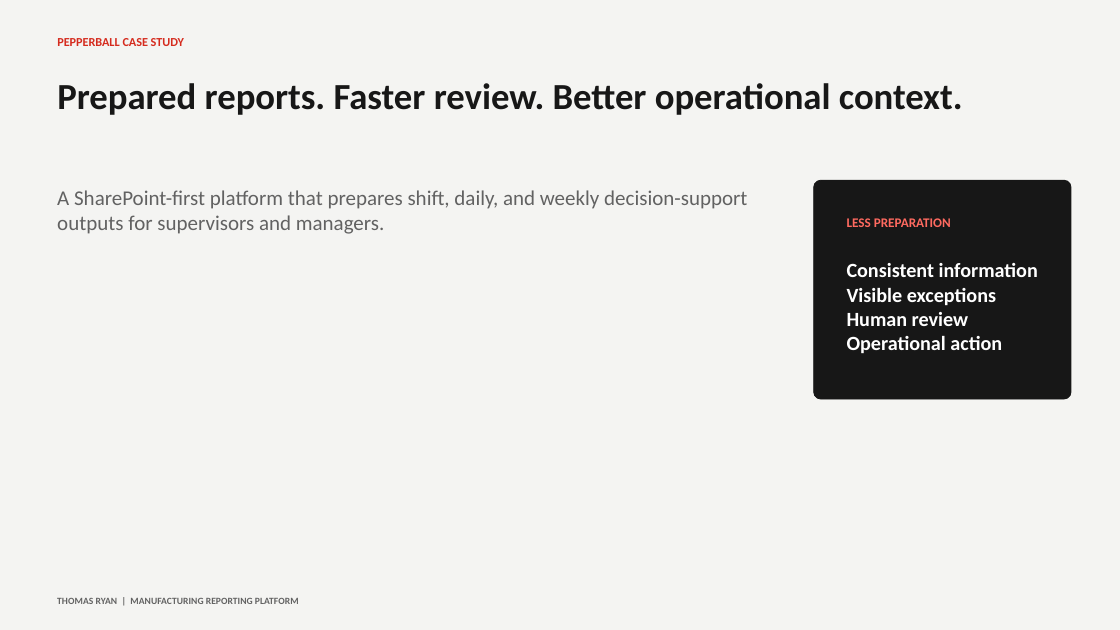
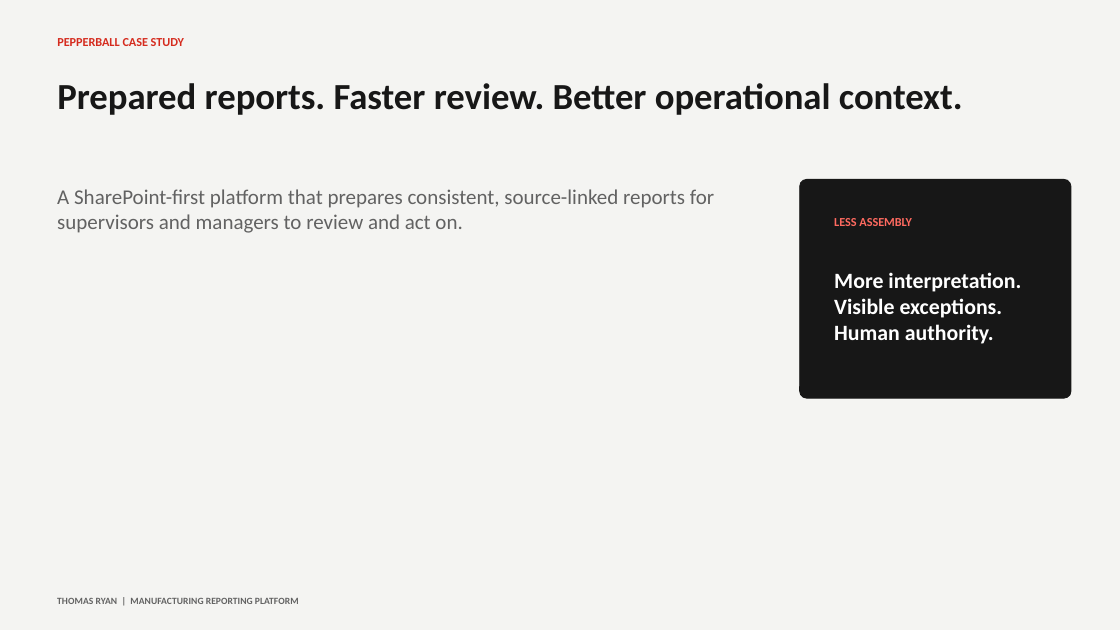
Before and after one commit to tonnyryam/pepperball-reporting-platform-case-study, a slide deck: slide 1 of public/Thomas-Ryan-PepperBall-Platform-Case-Study.pptx. Drawn at 1120x630 pixels with LibreOffice and Linux fonts; fonts in the diff are those of the drawing. Boxes give left, top, right and bottom in pixels: in the first picture for what was removed or moved away, otherwise in the second. Text is boxed around its words. In the diff, an @@ line names an element or a change of style, - is before the commit and + after.

```diff
--- a/public/Thomas-Ryan-PepperBall-Platform-Case-Study.pptx
+++ b/public/Thomas-Ryan-PepperBall-Platform-Case-Study.pptx
@@ text at [57,189,714,233]: text changed @@
-A SharePoint-first platform that prepares shift, daily, and weekly decision-support outputs for supervisors and managers.
+A SharePoint-first platform that prepares consistent, source-linked reports for supervisors and managers to review and act on.
@@ rounded rectangle: place and size @@
-rounded rectangle at [814,181,1071,399]
+rounded rectangle at [800,180,1071,398]
@@ text at [834,218,912,226]: text changed; size 11.2 to 10.5 pt @@
-LESS PREPARATION
+LESS ASSEMBLY
@@ text at [834,272,1021,344]: text changed; size 17.2 to 18.8 pt @@
-Consistent information
-Visible exceptions
-Human review
-Operational action
+More interpretation.
+Visible exceptions.
+Human authority.
```
Also in this commit, not shown: 1 other slide changed, 4 slides added, 6 slides removed, 10 other files.
